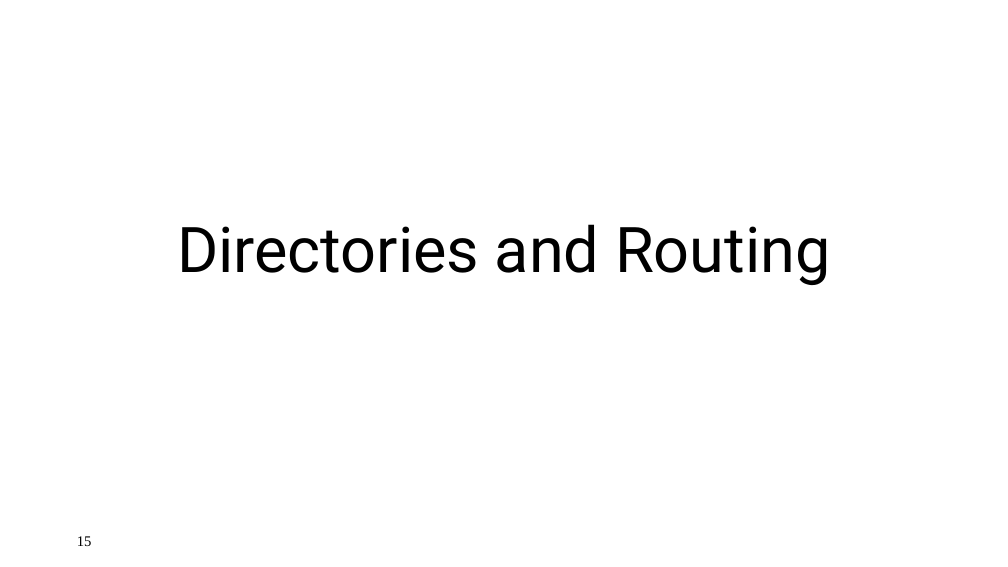
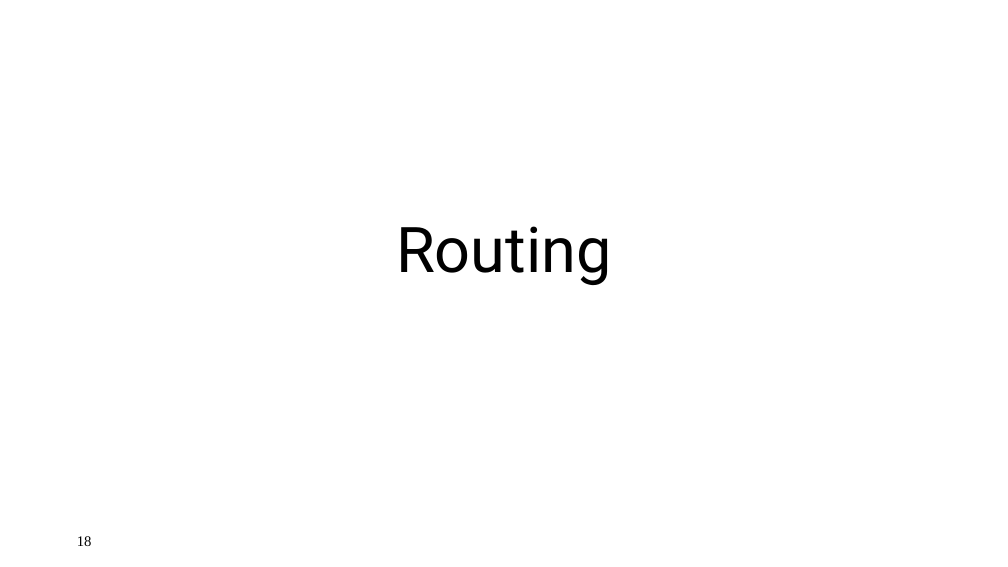
Before and after one commit to ngsrinivas/coursegen, a slide deck: slide 18 of ex/552-F19/lectures/02-architecture.pptx (slide 15 before the commit). Drawn at 1008x567 pixels with LibreOffice and Linux fonts; fonts in the diff are those of the drawing. Boxes give left, top, right and bottom in pixels: in the first picture for what was removed or moved away, otherwise in the second. Text is boxed around its words. In the diff, an @@ line names an element or a change of style, - is before the commit and + after.

```diff
--- a/ex/552-F19/lectures/02-architecture.pptx
+++ b/ex/552-F19/lectures/02-architecture.pptx
@@ title at <box>396,226,611,285</box>: text changed @@
-Directories and Routing
+Routing
@@ page number at <box>77,536,92,546</box>: text changed @@
-15
+18
```
Also in this commit, not shown: 16 other slides changed, 9 slides added, 18 slides removed, 4 other files.
